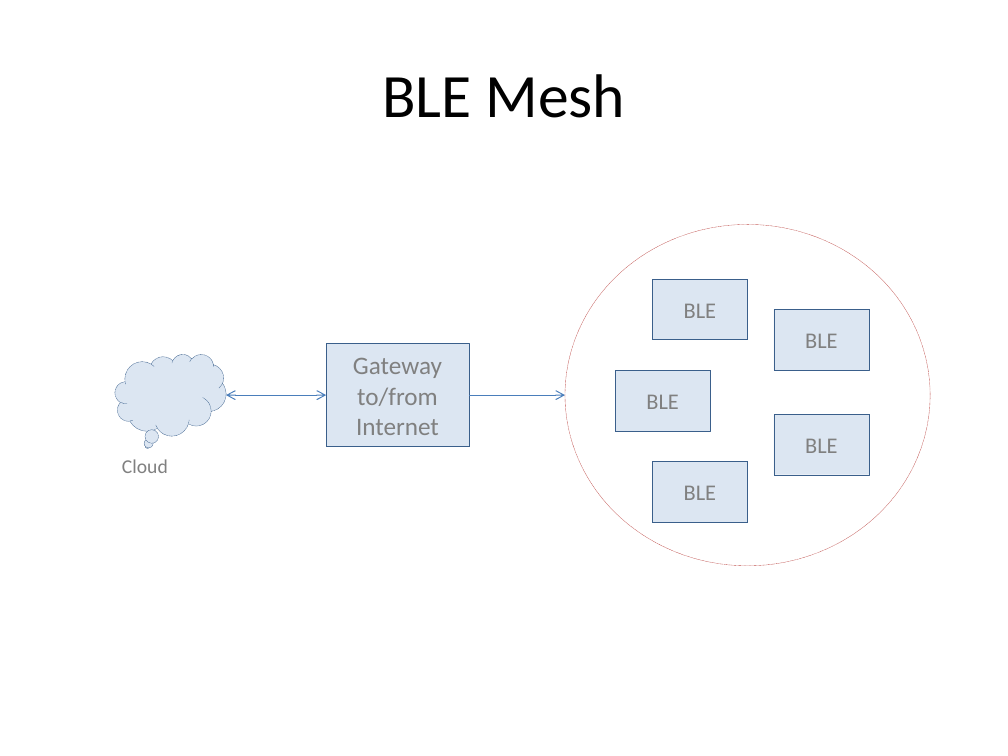
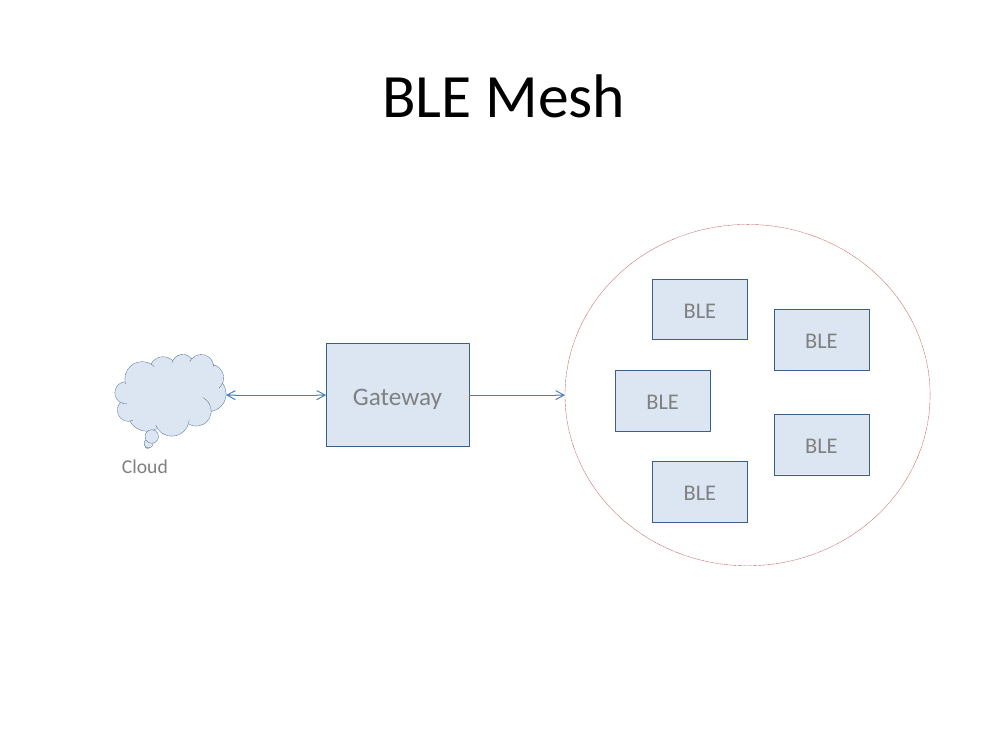
Before and after one commit to jjking2/ble-for-iot, a slide deck: slide 7 of BLE-for-IoT-en.pptx (slide 4 before the commit). Drawn at 1008x756 pixels with LibreOffice and Linux fonts; fonts in the diff are those of the drawing. Boxes give left, top, right and bottom in pixels: in the first picture for what was removed or moved away, otherwise in the second. Text is boxed around its words. In the diff, an @@ line names an element or a change of style, - is before the commit and + after.

```diff
--- a/BLE-for-IoT-en.pptx
+++ b/BLE-for-IoT-en.pptx
@@ text in rectangle at box(356, 387, 439, 435): paragraphs removed @@
-to/from
-Internet
```
Also in this commit, not shown: 2 other slides changed, 3 slides added, 1 other file.
